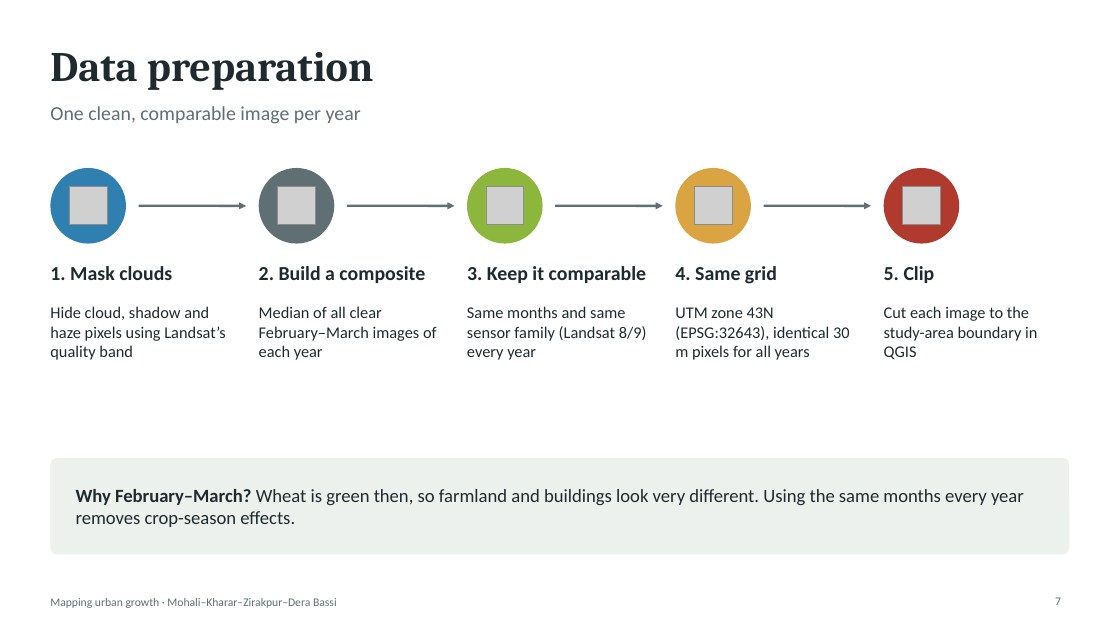
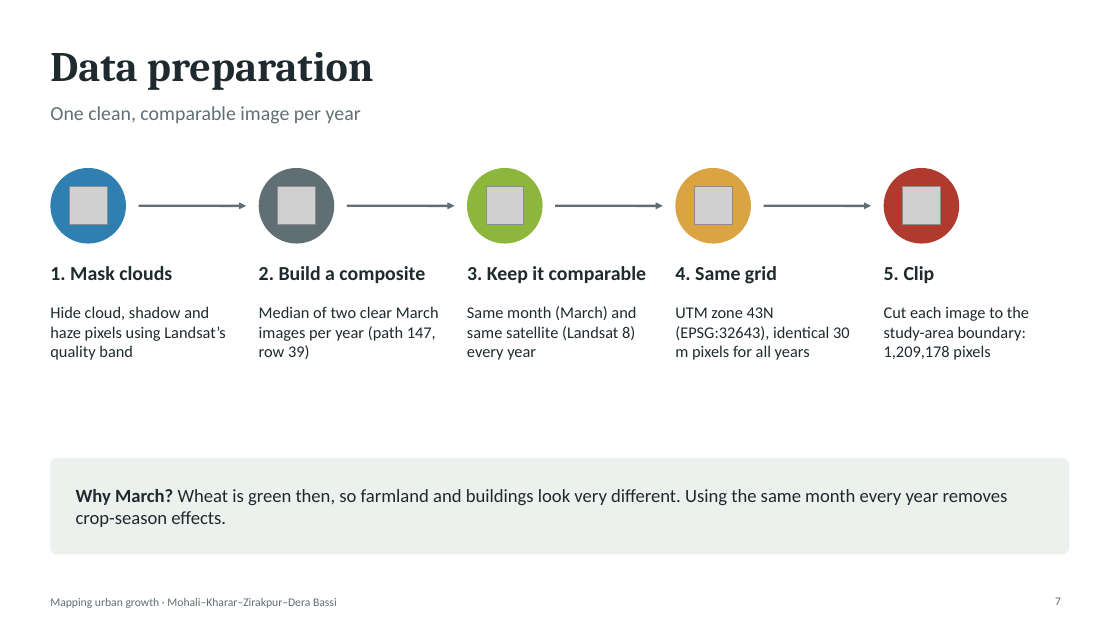
Before and after one commit to SharmaAbhimanyueco/Supriyaaanya, a slide deck: slide 7 of slides/Urban_Growth_Mohali_slides.pptx. Drawn at 1120x630 pixels with LibreOffice and Linux fonts; fonts in the diff are those of the drawing; grey boxes stand for pictures. Boxes give left, top, right and bottom in pixels: in the first picture for what was removed or moved away, otherwise in the second. Text is boxed around its words. In the diff, an @@ line names an element or a change of style, - is before the commit and + after.

```diff
--- a/slides/Urban_Growth_Mohali_slides.pptx
+++ b/slides/Urban_Growth_Mohali_slides.pptx
@@ text at (259,306,439,359): text changed @@
-Median of all clear February–March images of each year
+Median of two clear March images per year (path 147, row 39)
@@ text at (467,306,636,360): text changed @@
-Same months and same sensor family (Landsat 8/9) every year
+Same month (March) and same satellite (Landsat 8) every year
@@ text at (884,306,1029,360): text changed @@
-Cut each image to the study-area boundary in QGIS
+Cut each image to the study-area boundary: 1,209,178 pixels
@@ text at (76,489,1008,527): text changed @@
-Why February–March? Wheat is green then, so farmland and buildings look very different. Using the same months every year removes crop-season effects.
+Why March? Wheat is green then, so farmland and buildings look very different. Using the same month every year removes crop-season effects.
```
Also in this commit, not shown: 8 other slides changed, 20 other files.
